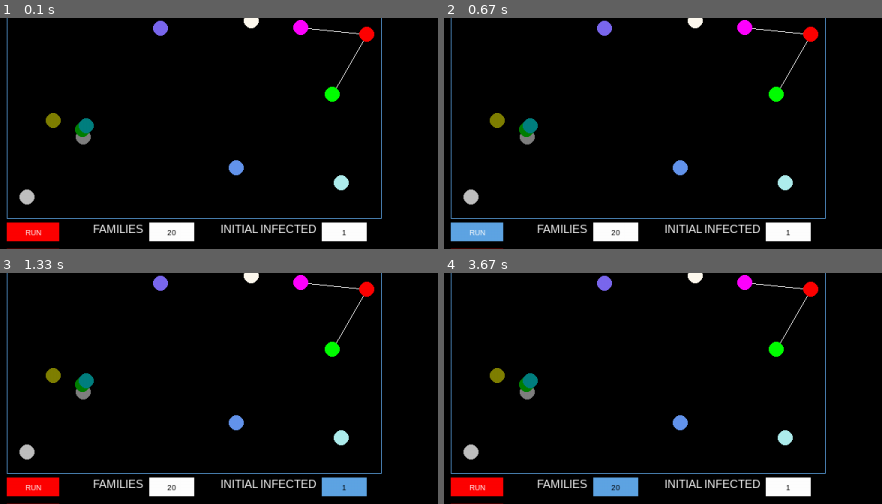
Above: before the commit, frames 1-4 (two rows, left to right).
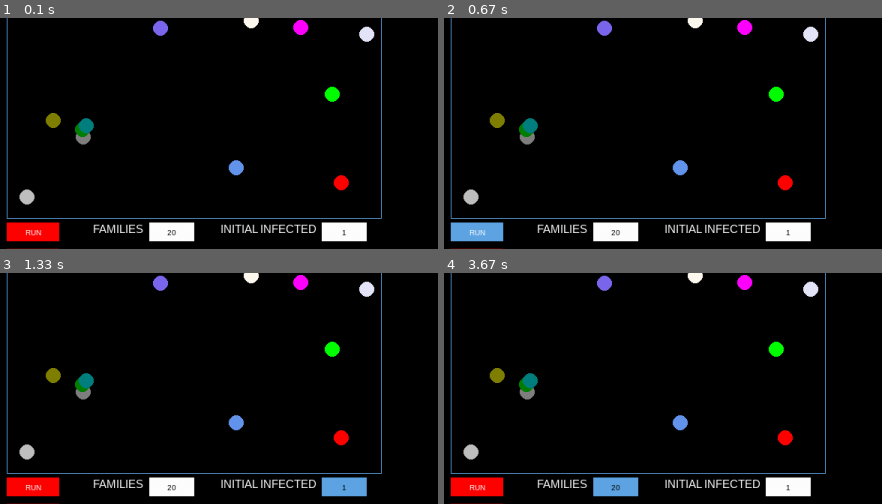
Above: after the commit, the same moments.

Repository: linyirun/EpidemicSimulator
Game: pygame game, started from main.py
Two runs of this game, one before a commit and one after it. Both use one fixed random seed, a clock stepped at 60 frames per second and the inputs below.
Inputs (mouse positions are % of the whole screen's width and height, from its top left):
- Up to frame 1 (0.1 s): no input
- Up to frame 2 (0.67 s): click "RUN" at 0.4 s
- Up to frame 3 (1.33 s): click (51, 56) at 0.73 s; click "1" at 1.07 s
- Up to frame 4 (3.67 s): click (87, 86) at 1.4 s; click "25" at 2.23 s; click (47, 32) at 2.57 s; click "20" at 3.4 s
The pictures show only the part of the screen within x 0-50%, y 39-89%; the shares and areas given below are measured in that part.

The runs differ from the first frame. In frame 1, 0.5% of the frame differs, in the area x 70-86%, y 3-75%; in frame 2, 0.5%; in frame 3, 0.5%; in frame 4, 0.5%.

Commit message:
Finished implementing scrolling on StatsTable

Diff:
--- a/main.py
+++ b/main.py
@@ -279,7 +279,7 @@
         for i in range(min(len(self.data_table), 4)):
             for j in range(len(self.data_table[i])):
                 self.draw_center_text(str(self.data_table[self.current_top_row + i][j]), 10, BLACK,
-                                      self.current_top_row + i + 1, j)
+                                      i + 1, j)
 
         # Drawing lines
         for i in range(0, 6):
@@ -314,7 +314,7 @@
         """checks if we can scroll"""
         if self.pos_x <= x <= self.pos_x + STATS_W and self.pos_y <= y <= self.pos_y + STATS_H:
             # clamps
-            self.current_top_row = max(min(self.current_top_row + dy, self.num_families - 1), 0)
+            self.current_top_row = max(min(self.current_top_row + dy, self.num_families - 4), 0)
 
 
 def draw_node(position: tuple[int, int], colour: tuple[int, int, int]) -> None:
